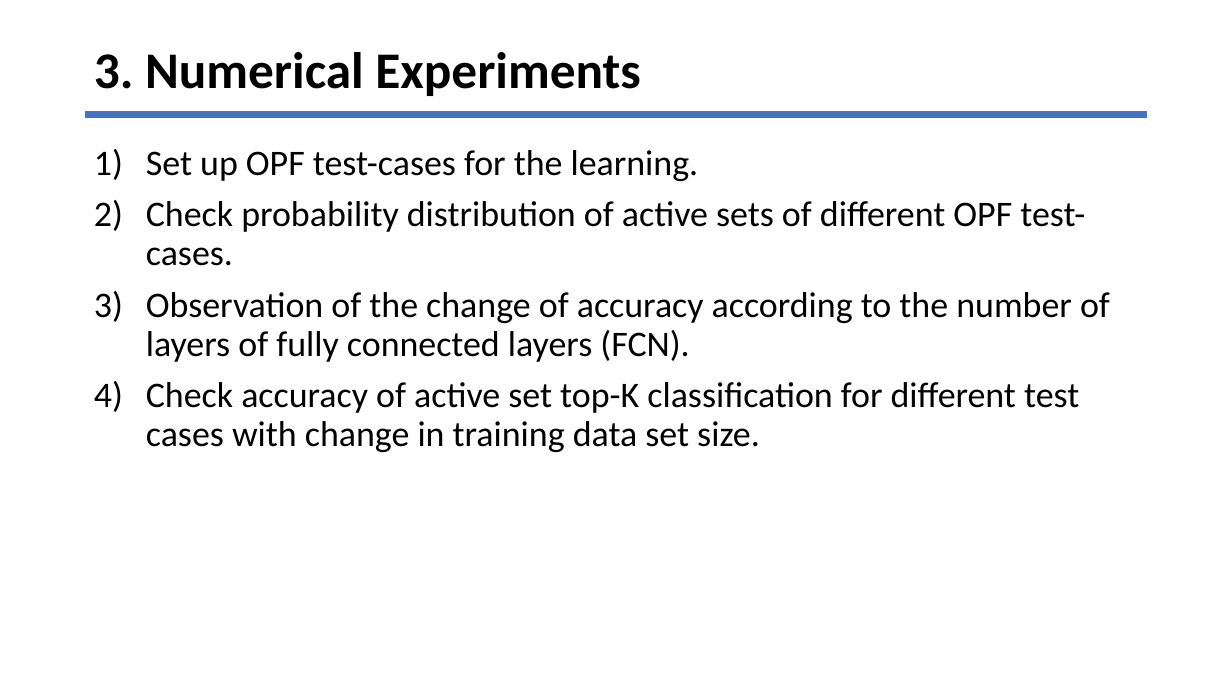
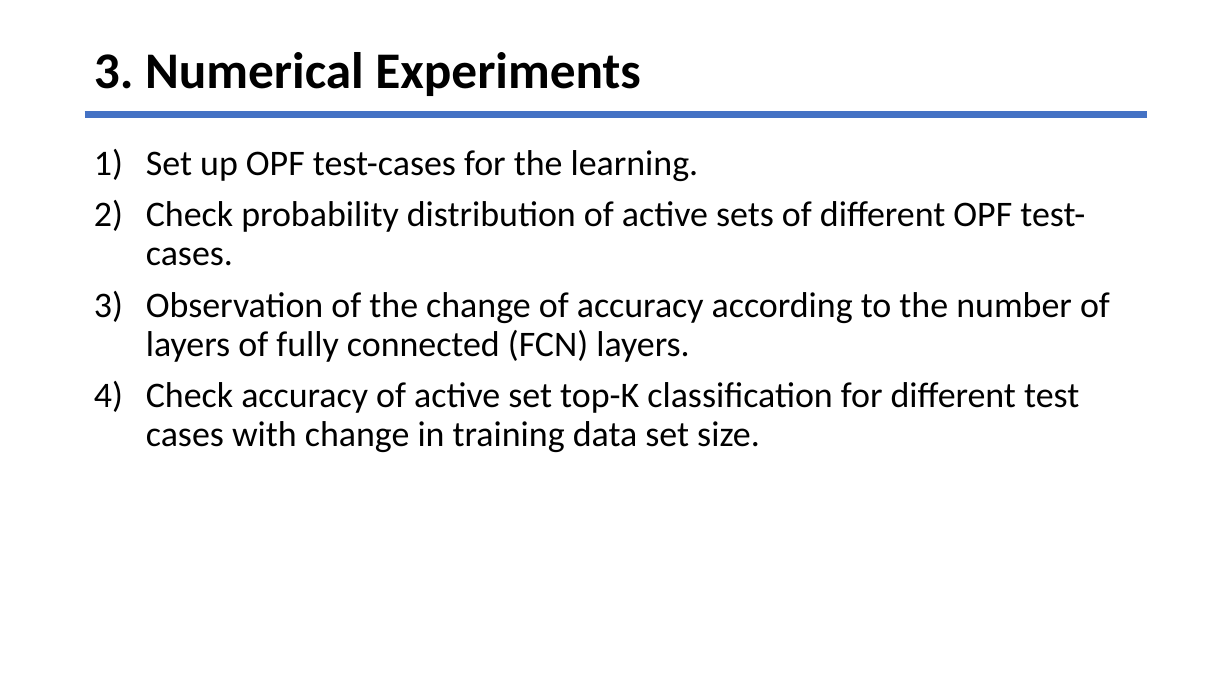
Before and after one commit to jhyun0919/Project_EE394V_SPR2020, a slide deck: slide 10 of report/presentation.pptx. Drawn at 1232x693 pixels with LibreOffice and Linux fonts; fonts in the diff are those of the drawing. Boxes give left, top, right and bottom in pixels: in the first picture for what was removed or moved away, otherwise in the second. Text is boxed around its words. In the diff, an @@ line names an element or a change of style, - is before the commit and + after.

```diff
--- a/report/presentation.pptx
+++ b/report/presentation.pptx
@@ text at <box>146,292,1110,362</box>: text changed @@
-3) Observation of the change of accuracy according to the number of layers of fully connected layers (FCN).
+3) Observation of the change of accuracy according to the number of layers of fully connected (FCN) layers.
```
Also in this commit, not shown: 1 other slide changed, 1 other file.
